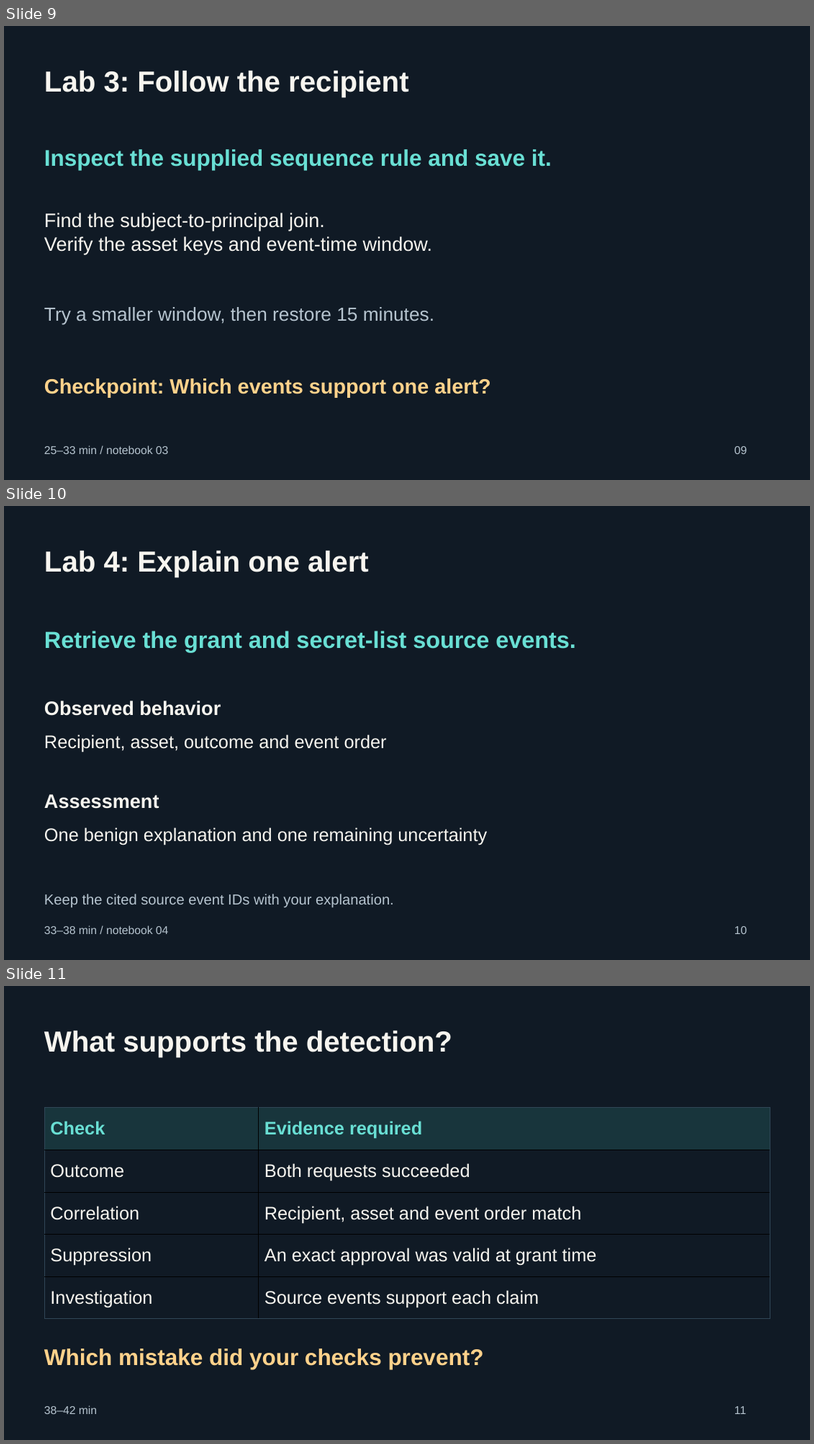
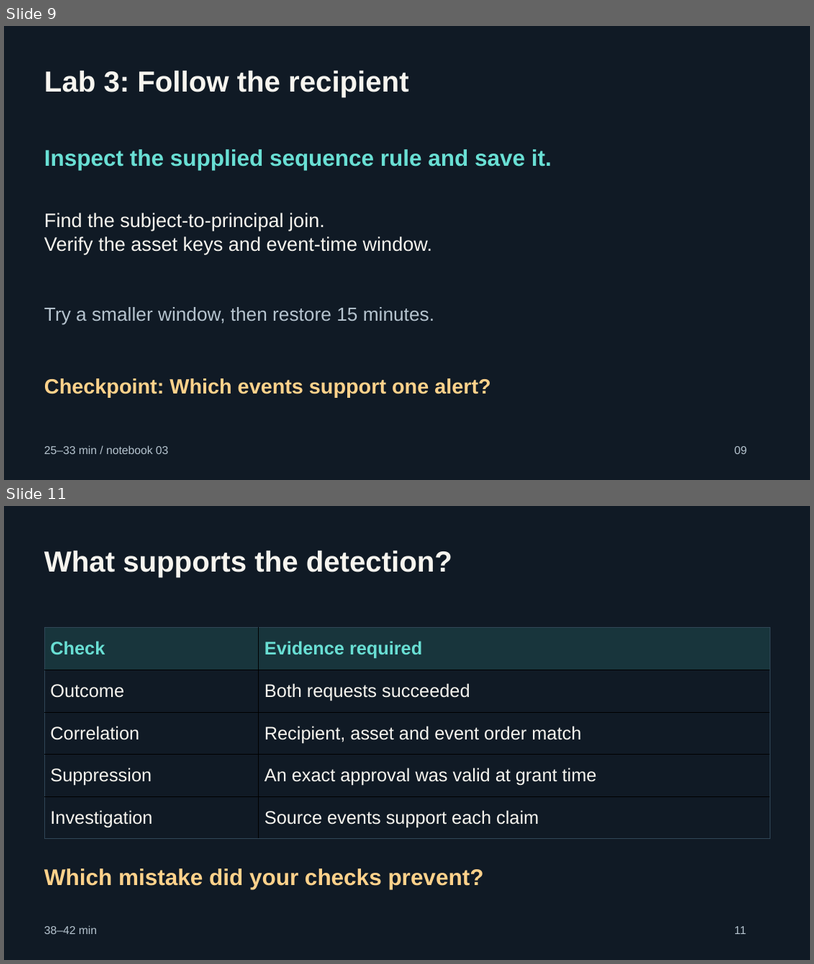
Before and after one commit to vkarthyk/deathcon-2026-workshop, a slide deck: slides/one-schema-to-rule-them-all.pptx. Shown one above the other, each under a label of ours: slides 9, 10 and 11 before the commit, slides 9 and 11 after it; the slides between them are not shown. The pictures are 814x1444 and 814x964 pixels, drawn with LibreOffice and Linux fonts; fonts in the diff are those of the drawing. Boxes give left, top, right and bottom in pixels: in the first picture for what was removed or moved away, otherwise in the second. Text is boxed around its words. In the diff, an @@ line names an element or a change of style, - is before the commit and + after.

```diff
--- a/slides/one-schema-to-rule-them-all.pptx
+++ b/slides/one-schema-to-rule-them-all.pptx
@@ slide 10 removed at [4, 506, 810, 960], background #101A25 @@
@@ text removed at [44, 551, 369, 577] @@
-Lab 4: Explain one alert
@@ text removed at [44, 631, 576, 652] @@
-Retrieve the grant and secret-list source events.
@@ text removed at [44, 700, 221, 716] @@
-Observed behavior
@@ text removed at [44, 734, 387, 752] @@
-Recipient, asset, outcome and event order
@@ text removed at [44, 794, 160, 808] @@
-Assessment
@@ text removed at [44, 827, 487, 845] @@
-One benign explanation and one remaining uncertainty
@@ text removed at [44, 893, 394, 907] @@
-Keep the cited source event IDs with your explanation.
@@ text removed at [44, 925, 168, 934] @@
-33–38 min / notebook 04
@@ text removed at [735, 926, 747, 934] @@
-10
```
Also in this commit, not shown: 2 slides changed, 1 slide added, 25 other files.
